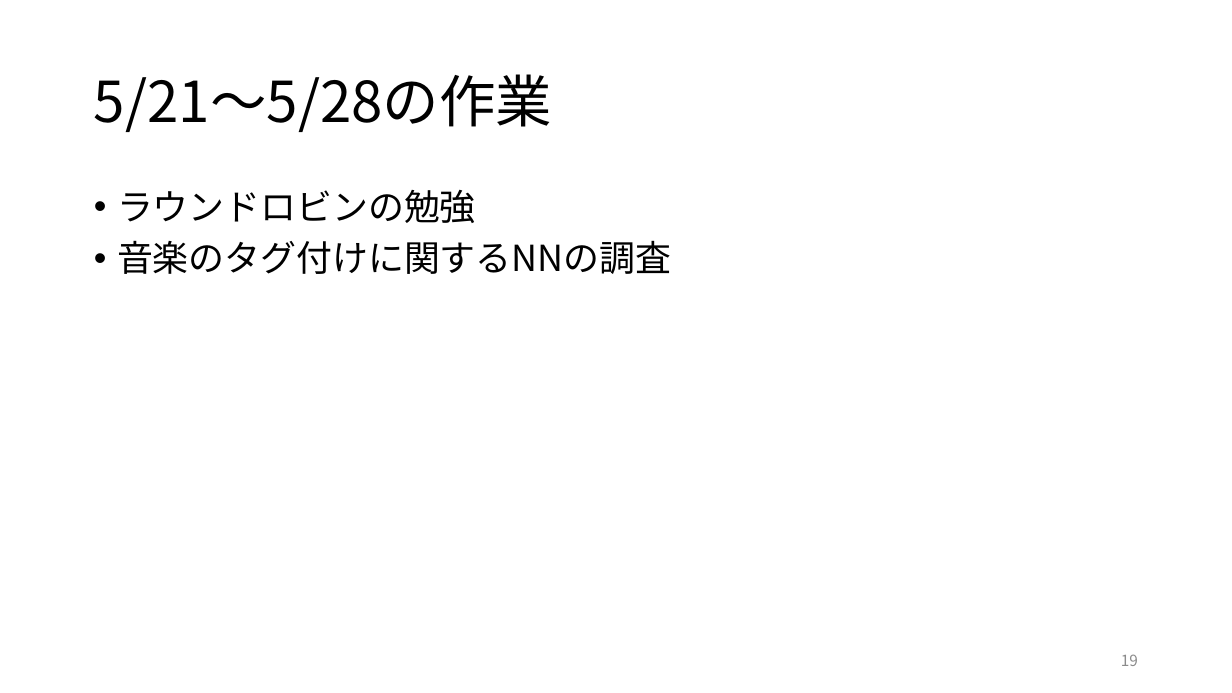
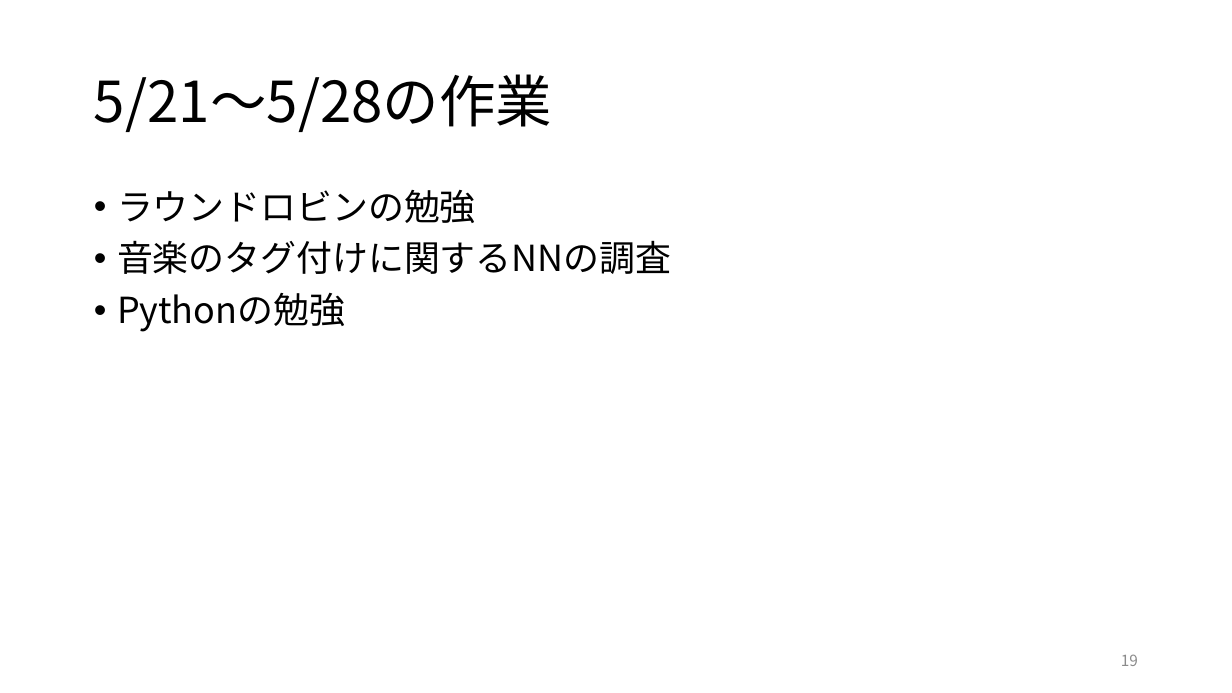
Before and after one commit to kait-takanolab/1821144-yoshii-thesis, a slide deck: slide 19 of 1821144_yoshii_sotsuken.pptx. Drawn at 1232x693 pixels with LibreOffice and Linux fonts; fonts in the diff are those of the drawing. Boxes give left, top, right and bottom in pixels: in the first picture for what was removed or moved away, otherwise in the second. Text is boxed around its words. In the diff, an @@ line names an element or a change of style, - is before the commit and + after.

```diff
--- a/1821144_yoshii_sotsuken.pptx
+++ b/1821144_yoshii_sotsuken.pptx
@@ text at [117,293,345,332]: paragraph added @@
+• Pythonの勉強
```
Also in this commit, not shown: 2 other slides changed, 1 slide added.
